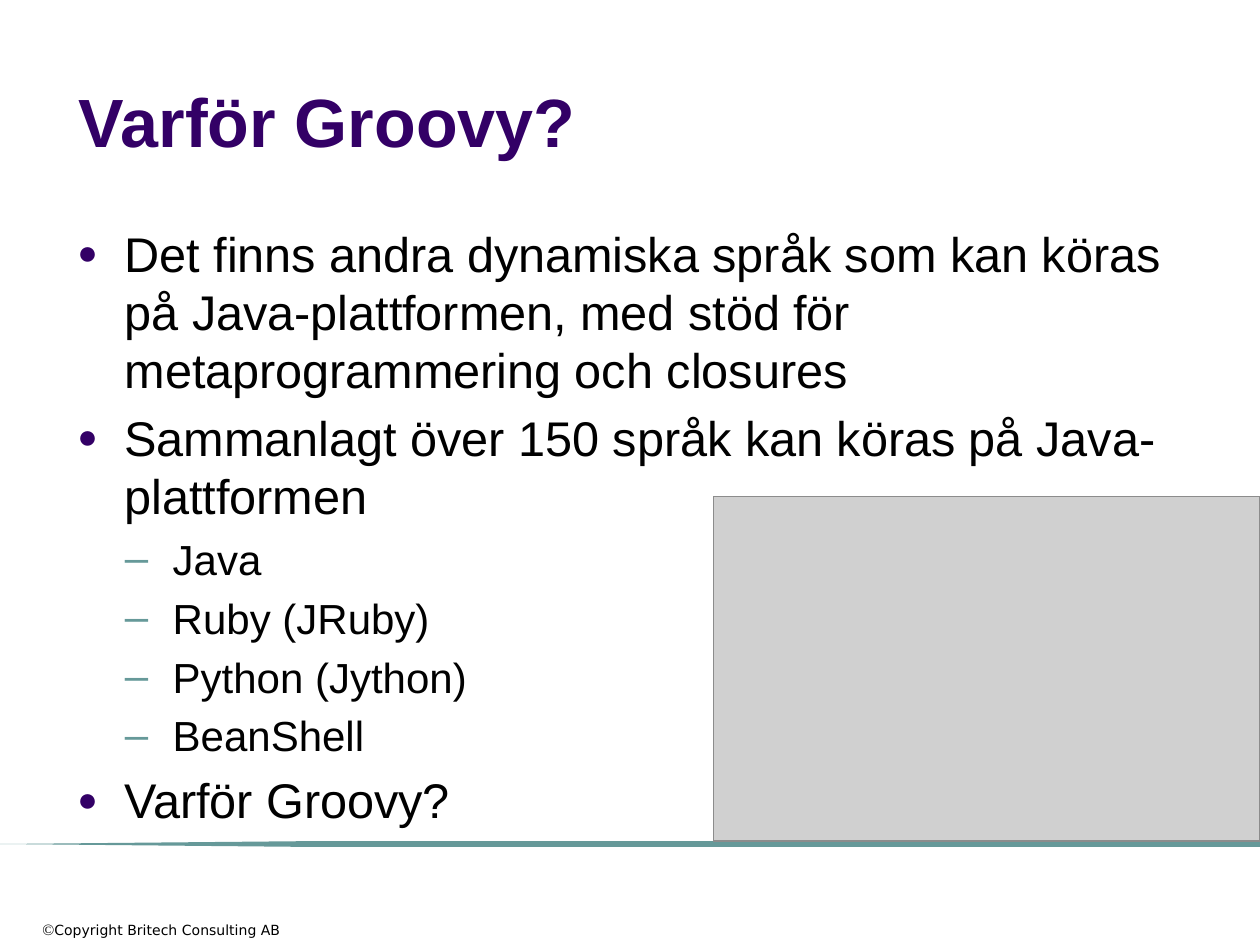
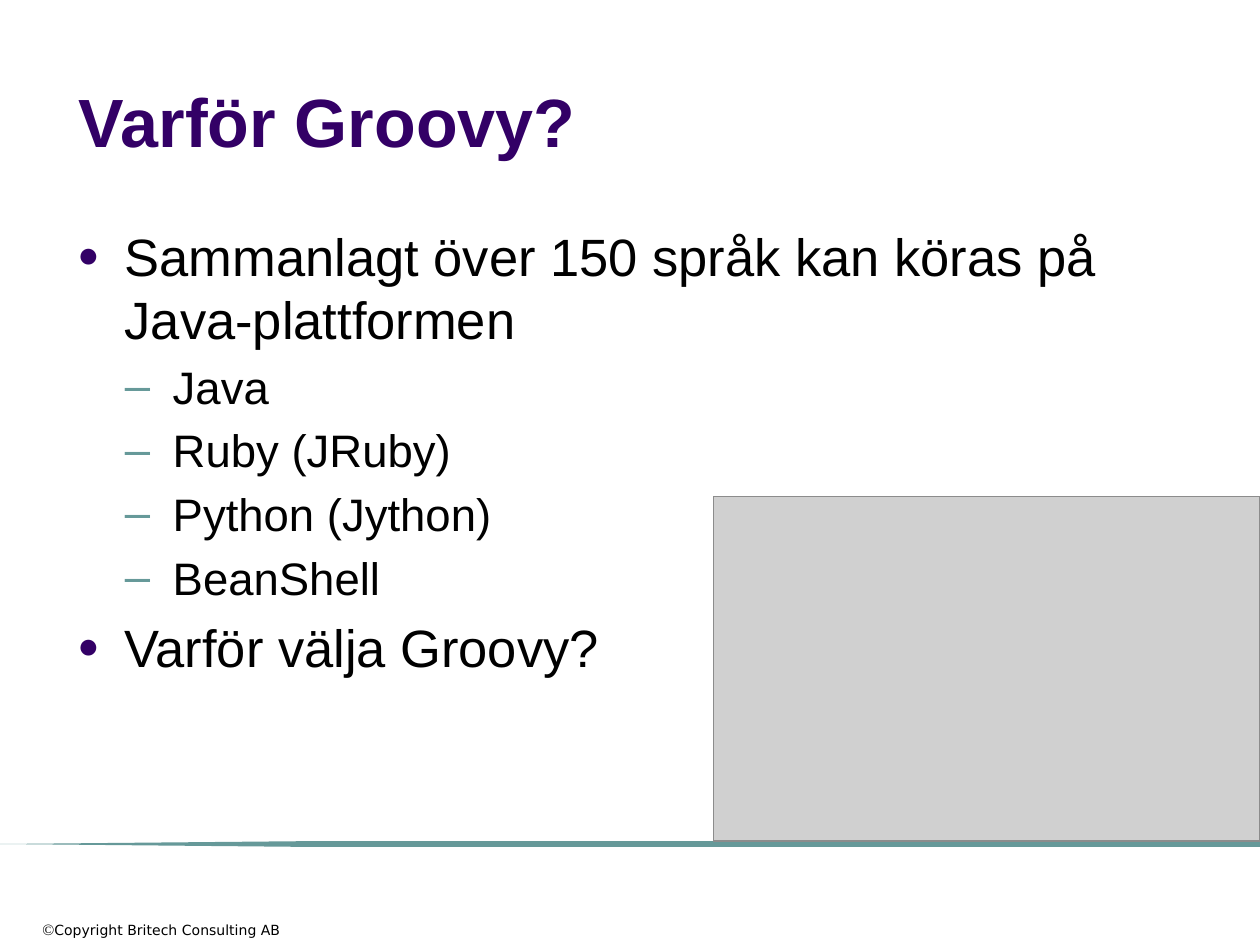
Before and after one commit to me97esn/groovyseminarium, a slide deck: slide 40 of groovyseminarie/dokument/groovyseminarium_source_w_logo.pptx (slide 20 before the commit). Drawn at 1260x945 pixels with LibreOffice and Linux fonts; fonts in the diff are those of the drawing; grey boxes stand for pictures; background and template pictures are left out. Boxes give left, top, right and bottom in pixels: in the first picture for what was removed or moved away, otherwise in the second. Text is boxed around its words. In the diff, an @@ line names an element or a change of style, - is before the commit and + after.

```diff
--- a/groovyseminarie/dokument/groovyseminarium_source_w_logo.pptx
+++ b/groovyseminarie/dokument/groovyseminarium_source_w_logo.pptx
@@ text at [125, 233, 1161, 398]: paragraph removed @@
-● Det finns andra dynamiska språk som kan köras på Java-plattformen, med stöd för metaprogrammering och closures
@@ text at [125, 234, 1095, 596]: size 27.8 to 30 pt in "Sammanlagt över 150 språk kan köras på ..."; size 24.1 to 26 pt in "Java", "Ruby (JRuby)", "Python (Jython)", "BeanShell" @@
@@ text at [125, 629, 599, 678]: text changed; size 27.8 to 30 pt @@
-● Varför Groovy?
+● Varför välja Groovy?
```
Also in this commit, not shown: 8 other slides changed, 34 slides added, 14 slides removed, 1 other file.
